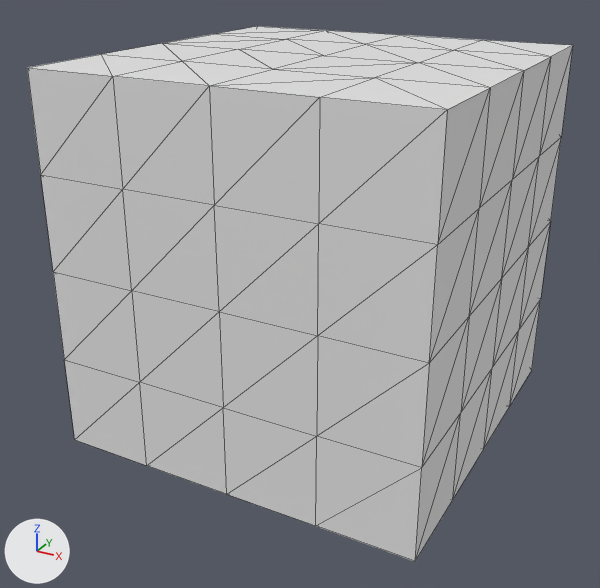
Two versions of the OBJ model demos/data/cube.obj, one commit apart.
Both versions are drawn from a 50 mm camera at (1.96, -3.8, 1.58) aimed at (-0.05, -0.15, -0.25). Every picture has the same lights, and +X, +Y and +Z are marked at lower left. Mesh edges are drawn as thin lines. Where no turn or scale is listed for an object, it has been applied to the vertices.

Script lines for the objects in view, before the commit:
```python
me_cube = bpy.data.meshes.new('Cube')
me_cube.from_pydata(...)  # 98 vertices, 192 faces; spans x -1.0..1.0, y -1.0..1.0, z -1.0..1.0
ob_cube = bpy.data.objects.new('Cube', me_cube)
ob_cube.location = (0.0, 0.0, 0.0)
```
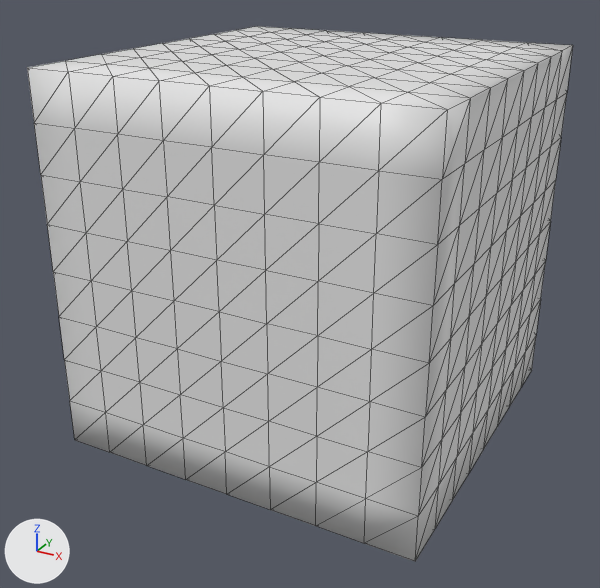
Changed parts and their boxes (x1, y1, x2, y2) in the pictures (600 x 588 px):
part 1 of me_cube, added
    after: (27, 26, 573, 561)

The change, as a diff of the scene's bpy script:
```diff
--- a/demos/data/cube.obj.py
+++ b/demos/data/cube.obj.py
@@ me_cube @@
 # used by ob_cube; location = (0.0, 0.0, 0.0)
-me_cube.from_pydata(...)  # 98 vertices, 192 faces; spans x -1.0..1.0, y -1.0..1.0, z -1.0..1.0
+me_cube.from_pydata(...)  # 386 vertices, 768 faces; spans x -1.0..1.0, y -1.0..1.0, z -1.0..1.0
+# me_cube part 1: 288 vertices added at x -1.0..1.0, y -1.0..1.0, z -1.0..1.0
```
